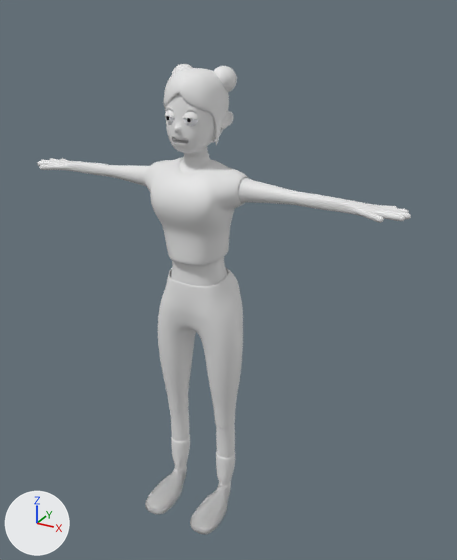
What one commit did to the FBX model Assets/3D Assets/Characters/Girl.fbx.
Before and after are seen from a 50 mm lens placed at (11.67, -4.3, 2.38), pointed at (9.26, 0.09, 0.18). Lighting does not change. The marker at lower left points along +X, +Y and +Z. Where no turn or scale is listed for an object, it has been applied to the vertices.

The first picture shows 'Body.002', 'Body.003', 'Eyes.001', 'Sphere.001', 'ears.001', 'eyelid.001', 'hair.002', 'head.001', 'shoes.001', 't-shirt.001', 'trousers.001'.
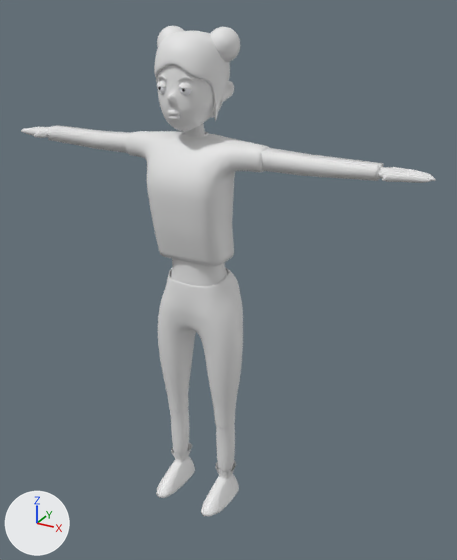
The newer file is also turned or shifted as a whole; pictures and numbers use the older file's frame.

Where the change shows, as pixel boxes [x1, y1, x2, y2] in the pictures (457 x 560 px):
'Tshirt', added: after [126, 131, 269, 266]
'Body.002', deleted: before [37, 147, 411, 534]
't-shirt.001', deleted: before [145, 157, 248, 266]
'Body.027', added: after [21, 125, 436, 472]
'Sphere.001', reshaped (30% wider, 231% taller): before [171, 64, 237, 92]; after [154, 26, 240, 121]
'Body.028', added: after [158, 65, 234, 135]
'hair.002', deleted: before [164, 68, 229, 146]
'shoes', added: after [156, 443, 239, 516]
'head.001', deleted: before [166, 93, 215, 153]
'shoes.001', deleted: before [171, 434, 235, 488]
'ears.001', deleted: before [221, 111, 233, 129]
'eyelid.001', deleted: before [165, 110, 199, 120]
'Eyes.001', deleted: before [166, 116, 198, 126]
'eyelid.016', added: after [157, 81, 192, 90]
'Lips.002', added: after [167, 110, 180, 120]
'Eyes.012', added: after [158, 87, 192, 95]
'Body.003', deleted: before [184, 153, 209, 160]
'eyebrows.013', added: after [158, 74, 193, 81]
part 1 of me_sphere_006, added: after [157, 26, 184, 47]
part 2 of me_sphere_006, added: after [210, 27, 240, 62]
part 3 of me_sphere_006, added: after [154, 31, 230, 121]
part 4 of me_sphere_006, deleted: before [213, 66, 237, 92]
part 5 of me_sphere_006, deleted: before [171, 64, 193, 76]

Patch to the scene script:
```diff
--- a/Assets/3D Assets/Characters/Girl.fbx.py
+++ b/Assets/3D Assets/Characters/Girl.fbx.py
@@ me_sphere_006 @@
-me_sphere_006.from_pydata(...)  # 964 vertices, 1024 faces; spans x -0.46..0.101, y -0.101..0.101, z -0.101..0.101
+me_sphere_006.from_pydata(...)  # 17478 vertices, 17536 faces; spans x -0.523..0.169, y -0.435..0.155, z -0.278..0.38
+# me_sphere_006 part 1: a new loose piece, a UV sphere (32 segments, 16 rings, poles along z) spanning x -0.523..-0.272, y -0.205..0.046, z 0.13..0.38
+# me_sphere_006 part 2: a new loose piece, a UV sphere (32 segments, 16 rings, poles along z) spanning x -0.082..0.169, y -0.205..0.046, z 0.13..0.38
+# me_sphere_006 part 3: a new loose piece of 16514 vertices spanning x -0.464..0.094, y -0.435..0.155, z -0.278..0.352
+# me_sphere_006 part 4: 482 vertices removed from x -0.101..0.101, y -0.101..0.101, z -0.101..0.101
+# me_sphere_006 part 5: 482 vertices removed from x -0.46..-0.259, y -0.101..0.101, z -0.101..0.101
@@ ob_body_002 @@
-ob_body_002 = bpy.data.objects.new('Body.002', me_vert_007)
@@ ob_body_003 @@
-ob_body_003 = bpy.data.objects.new('Body.003', me_vert_008)
@@ ob_head_001 @@
-ob_head_001 = bpy.data.objects.new('head.001', me_cube_009)
@@ ob_eyelid_001 @@
-ob_eyelid_001 = bpy.data.objects.new('eyelid.001', me_sphere_007)
@@ ob_shoes_001 @@
-ob_shoes_001 = bpy.data.objects.new('shoes.001', me_vert_009)
@@ ob_ears_001 @@
-ob_ears_001 = bpy.data.objects.new('ears.001', me_cylinder_001)
@@ ob_eyes_001 @@
-ob_eyes_001 = bpy.data.objects.new('Eyes.001', me_sphere_008)
@@ ob_t_shirt_001 @@
-ob_t_shirt_001 = bpy.data.objects.new('t-shirt.001', me_vert_010)
@@ ob_hair_002 @@
-ob_hair_002 = bpy.data.objects.new('hair.002', me_cube_008)
@@ ob_eyebrows_013 @@
+ob_eyebrows_013 = bpy.data.objects.new('eyebrows.013', me_cube_056)  # 228 vertices, 224 faces; spans x -0.155..0.155, y -0.026..0.035, z -0.017..0.023
+ob_eyebrows_013.location = (9.009, -0.284, 1.871)
@@ ob_lips_002 @@
+ob_lips_002 = bpy.data.objects.new('Lips.002', me_sphere_042)  # 484 vertices, 512 faces; spans x -0.0501..0.0525, y -0.0246..0.0246, z -0.0374..0.0374
+ob_lips_002.location = (9.011, -0.302, 1.614)
@@ ob_body_028 @@
+ob_body_028 = bpy.data.objects.new('Body.028', me_vert_038)  # 4478 vertices, 4448 faces; spans x -1.21..1.22, y -0.34..0.29, z -0.79..0.34
+ob_body_028.location = (9.015, -0.024, 1.817)
@@ ob_eyelid_016 @@
+ob_eyelid_016 = bpy.data.objects.new('eyelid.016', me_sphere_040)  # 1028 vertices, 1088 faces; spans x -0.149..0.149, y -0.044..0.031, z -0.036..0.024
+ob_eyelid_016.location = (9.009, -0.281, 1.826)
@@ ob_eyes_012 @@
+ob_eyes_012 = bpy.data.objects.new('Eyes.012', me_sphere_041)  # 964 vertices, 1024 faces; spans x -0.144..0.144, y -0.035..0.035, z -0.045..0.045; in mat_eyeball (white #fafbff)
+ob_eyes_012.location = (9.009, -0.283, 1.802)
@@ ob_shoes @@
+ob_shoes = bpy.data.objects.new('shoes', me_mesh_029)  # 492 vertices, 472 faces; spans x -0.377..0.377, y -0.356..0.184, z -0.134..0.196
+ob_shoes.location = (9.02, -0.058, -1.921)
@@ ob_tshirt @@
+ob_tshirt = bpy.data.objects.new('Tshirt', me_cube_061)  # 581 vertices, 560 faces; spans x -0.615..0.636, y -0.293..0.215, z -0.69..0.344
+ob_tshirt.location = (9.02, -0.042, 1.09)
@@ ob_body_027 @@
+ob_body_027 = bpy.data.objects.new('Body.027', me_vert_037)  # 1799 vertices, 1744 faces; spans x -1.85..1.87, y -0.21..0.32, z -1.89..1.27
+ob_body_027.location = (9.027, -0.026, 0.108)
```
